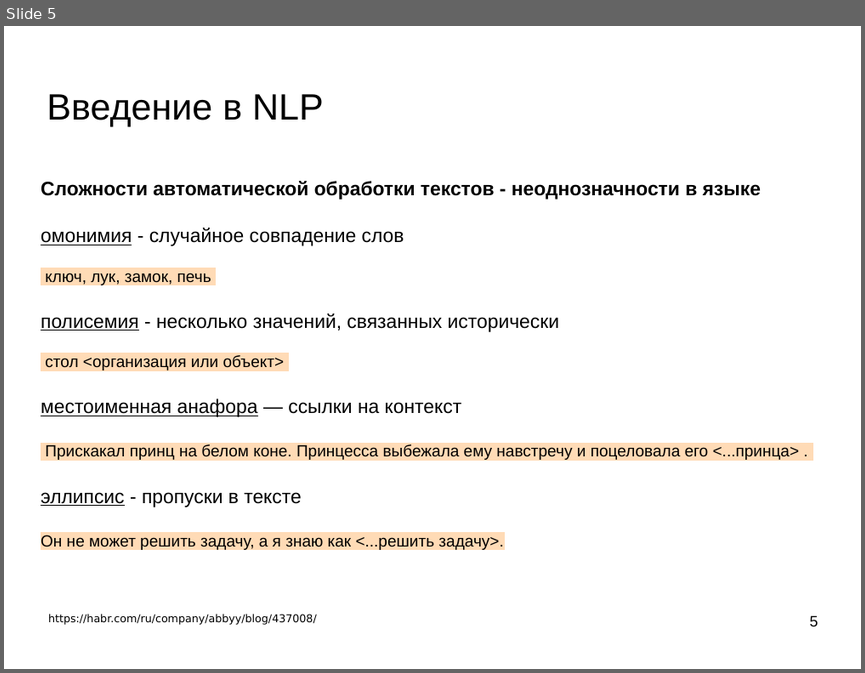
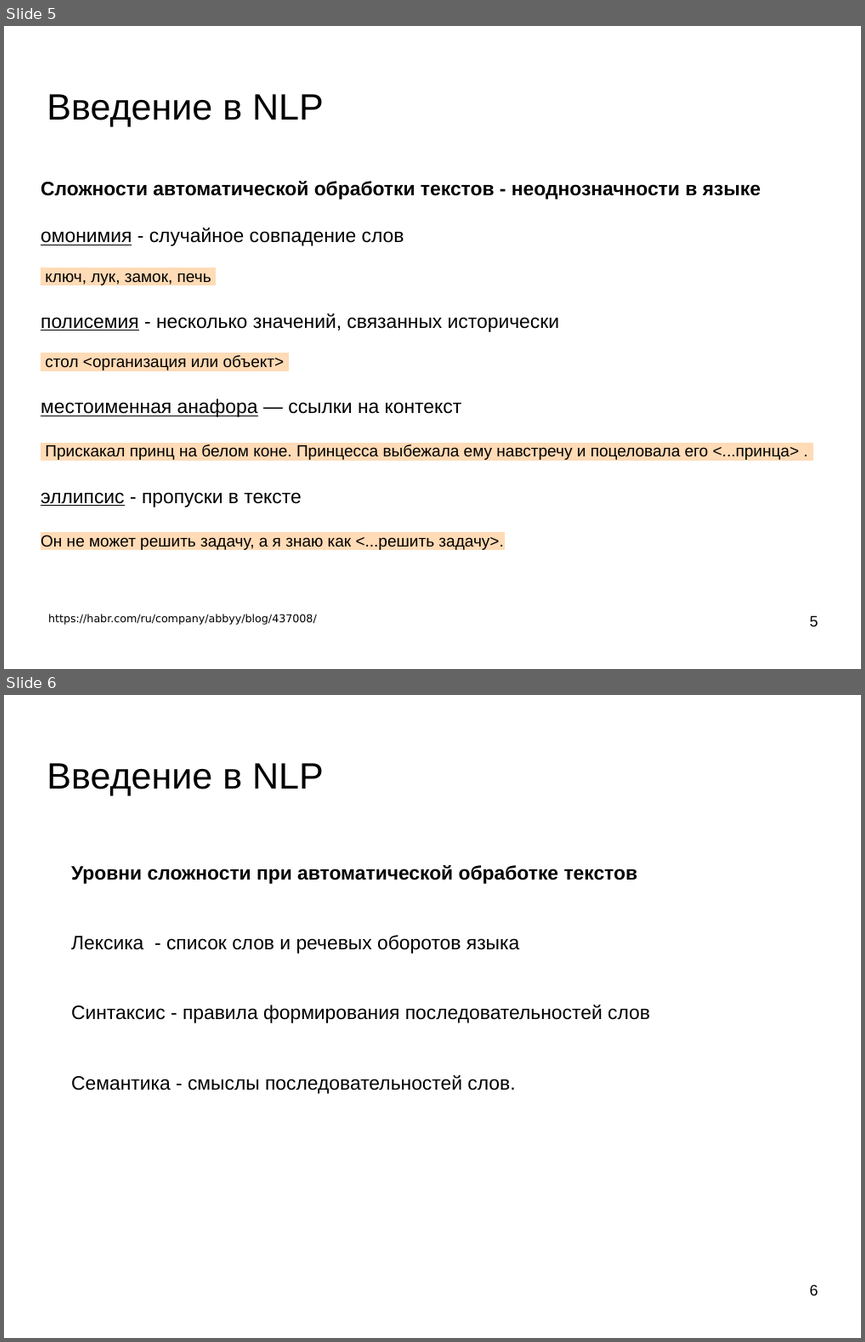
Before and after one commit to mechanoid5/ml_nlp_2022, a slide deck: 01-intro.odp. Shown one above the other, each under a label of ours: slide 5 before the commit, slides 5 and 6 after it. The pictures are 865x673 and 865x1342 pixels, drawn with LibreOffice and Linux fonts; fonts in the diff are those of the drawing; background and template pictures are left out. Boxes give left, top, right and bottom in pixels: in the first picture for what was removed or moved away, otherwise in the second. Text is boxed around its words. In the diff, an @@ line names an element or a change of style, - is before the commit and + after.

```diff
--- a/01-intro.odp
+++ b/01-intro.odp
@@ slide 6 added at <box>4,695,861,1338</box>, background picture (left out) @@
@@ title added at <box>46,763,324,796</box>, 33.9 pt, text #000000 @@
+Введение в NLP
@@ text added at <box>71,865,650,1094</box>, 18 pt, text #000000 @@
+Уровни сложности при автоматической обработке текстов
+Лексика - список слов и речевых оборотов языка
+Синтаксис - правила формирования последовательностей слов
+Семантика - смыслы последовательностей слов.
@@ page number added at <box>810,1284,818,1295</box>, 14 pt, text #000000 @@
+6
```
Also in this commit, not shown: 1 slide changed, 1 other slide added, 2 slides removed, 15 other files.
